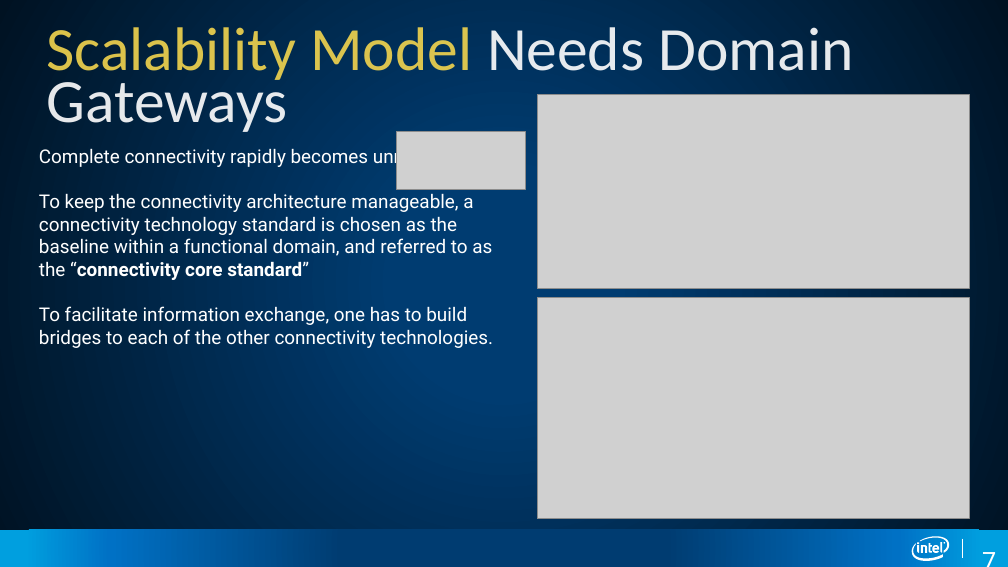
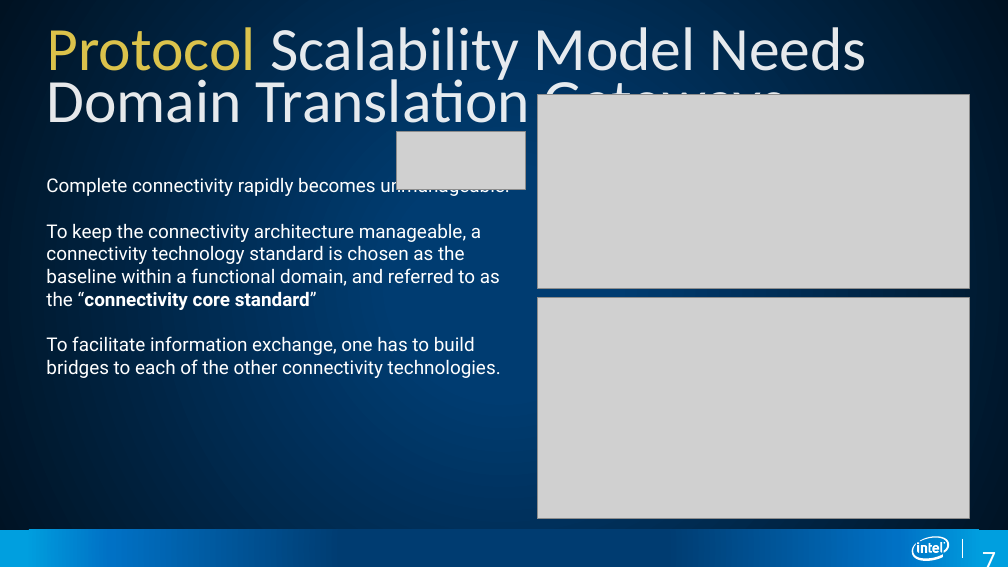
Before and after one commit to SSG-DRD-IOT/Industrial-IoT-Workshop, a slide deck: slide 7 of presentations/Industrial-Protocols.pptx. Drawn at 1008x567 pixels with LibreOffice and Linux fonts; fonts in the diff are those of the drawing; grey boxes stand for pictures. Boxes give left, top, right and bottom in pixels: in the first picture for what was removed or moved away, otherwise in the second. Text is boxed around its words. In the diff, an @@ line names an element or a change of style, - is before the commit and + after.

```diff
--- a/presentations/Industrial-Protocols.pptx
+++ b/presentations/Industrial-Protocols.pptx
@@ title at bbox=[47, 27, 867, 136]: text changed @@
-Scalability Model Needs Domain Gateways
+Protocol Scalability Model Needs Domain Translation Gateways
@@ text "Complete connectivity rapidly becomes unmanageable.": place and size @@
-text "Complete connectivity rapidly becomes unmanageable." at bbox=[39, 145, 502, 348]
+text "Complete connectivity rapidly becomes unmanageable." at bbox=[46, 175, 509, 378]
```
Also in this commit, not shown: 1 other slide changed, 6 slides added.
